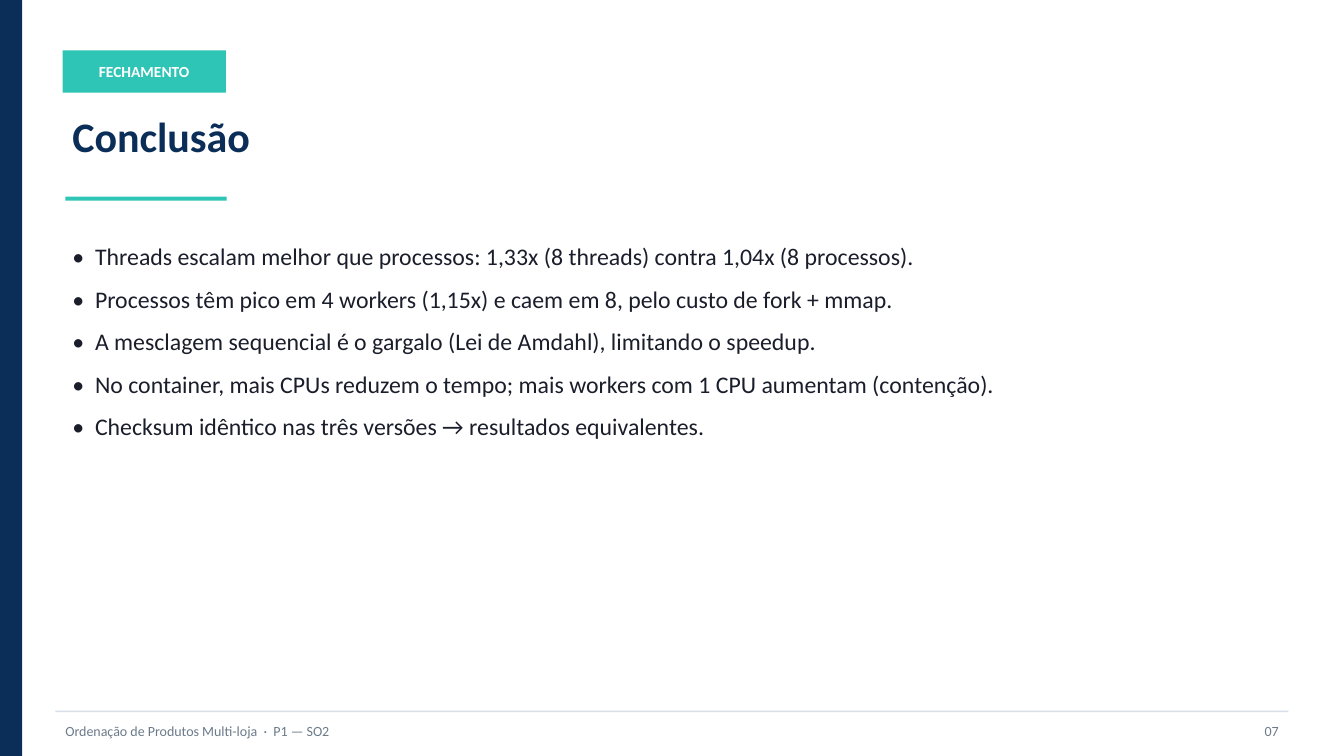
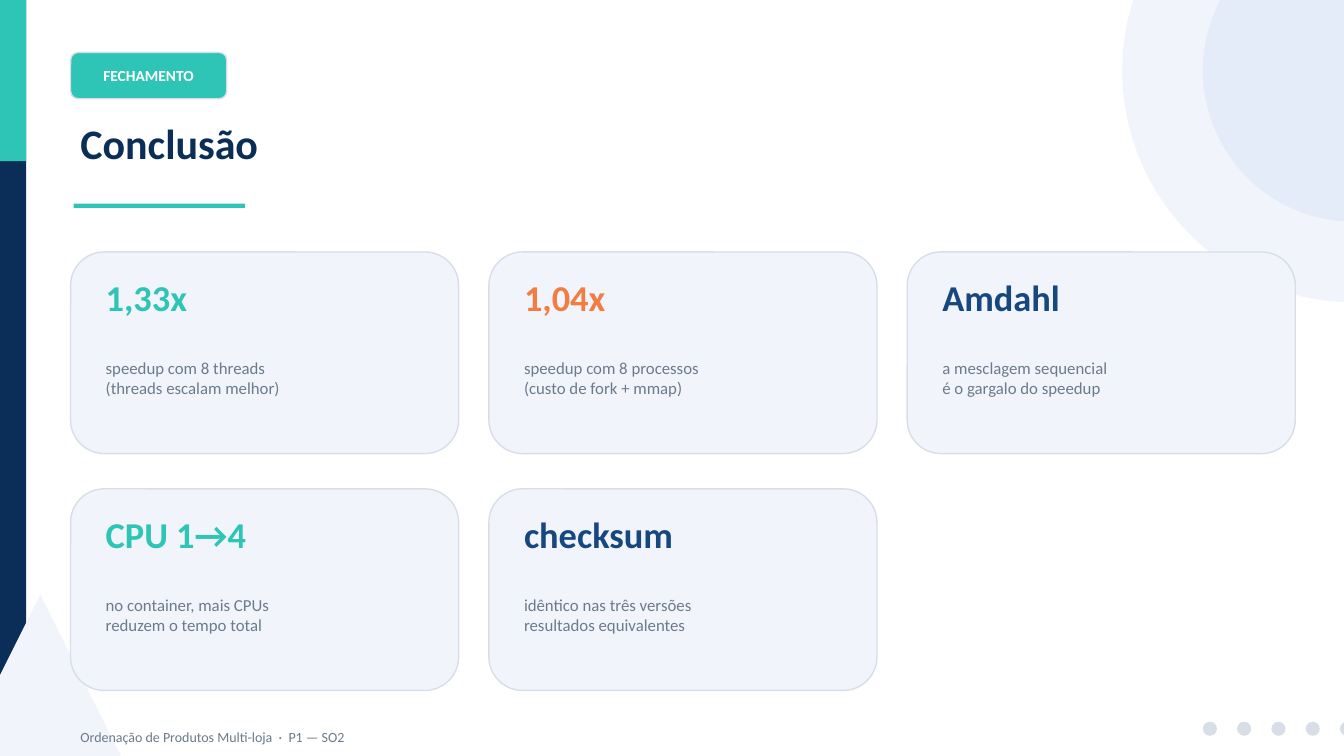
Before and after one commit to Abranches4434/Projeto_Ordena-o_De_Vetores, a slide deck: slide 7 of documentacao/apresentacao.pptx. Drawn at 1344x756 pixels with LibreOffice and Linux fonts; fonts in the diff are those of the drawing. Boxes give left, top, right and bottom in pixels: in the first picture for what was removed or moved away, otherwise in the second. Text is boxed around its words. In the diff, an @@ line names an element or a change of style, - is before the commit and + after.

```diff
--- a/documentacao/apresentacao.pptx
+++ b/documentacao/apresentacao.pptx
@@ rectangle: place and size @@
-rectangle at [0,0,22,756]
+rectangle at [0,0,26,756]
@@ rectangle added at [0,0,26,161], fill #2EC4B6 @@
@@ ellipse added at [1122,0,1344,302], fill #F1F5FB @@
@@ ellipse added at [1203,0,1344,222], fill #E3ECF8 @@
@@ rounded rectangle "FECHAMENTO": place and size @@
-rounded rectangle "FECHAMENTO" at [63,50,226,93]
+rounded rectangle "FECHAMENTO" at [71,52,227,99]
@@ rounded rectangle "FECHAMENTO" at [71,52,227,99]: rectangle to rounded rectangle; outline none to #D8DEE8 1 pt @@
@@ text "Conclusão": place and size @@
-text "Conclusão" at [72,122,250,153]
+text "Conclusão" at [80,129,258,160]
@@ rectangle: place and size @@
-rectangle at [66,197,227,201]
+rectangle at [74,204,245,208]
@@ rounded rectangle added at [71,252,459,454], fill #F1F5FB, outline #D8DEE8 1 pt @@
@@ text removed at [95,248,993,439] @@
-• Threads escalam melhor que processos: 1,33x (8 threads) contra 1,04x (8 processos).
-• Processos têm pico em 4 workers (1,15x) e caem em 8, pelo custo de fork + mmap.
-• A mesclagem sequencial é o gargalo (Lei de Amdahl), limitando o speedup.
-• No container, mais CPUs reduzem o tempo; mais workers com 1 CPU aumentam (contenção).
-• Checksum idêntico nas três versões → resultados equivalentes.
@@ rounded rectangle added at [489,252,877,454], fill #F1F5FB, outline #D8DEE8 1 pt @@
@@ rounded rectangle added at [907,252,1296,454], fill #F1F5FB, outline #D8DEE8 1 pt @@
@@ text added at [106,287,187,316], 26 pt, text #2EC4B6, bold @@
+1,33x
@@ text added at [524,287,605,316], 26 pt, text #F27D42, bold @@
+1,04x
@@ text added at [942,285,1060,312], 26 pt, text #16477E, bold @@
+Amdahl
@@ text added at [106,362,279,396], 12 pt, text #6B7B8A @@
+speedup com 8 threads
+(threads escalam melhor)
@@ text added at [524,362,699,397], 12 pt, text #6B7B8A @@
+speedup com 8 processos
+(custo de fork + mmap)
@@ text added at [942,362,1107,397], 12 pt, text #6B7B8A @@
+a mesclagem sequencial
+é o gargalo do speedup
@@ rounded rectangle added at [71,489,459,691], fill #F1F5FB, outline #D8DEE8 1 pt @@
@@ rounded rectangle added at [489,489,877,691], fill #F1F5FB, outline #D8DEE8 1 pt @@
@@ text added at [106,524,246,549], 26 pt, text #2EC4B6, bold @@
+CPU 1→4
@@ text added at [524,522,673,549], 26 pt, text #16477E, bold @@
+checksum
@@ triangle added at [0,595,121,756], fill #F1F5FB @@
@@ text added at [106,599,269,634], 12 pt, text #6B7B8A @@
+no container, mais CPUs
+reduzem o tempo total
@@ text added at [524,599,692,634], 12 pt, text #6B7B8A @@
+idêntico nas três versões
+resultados equivalentes
@@ rectangle removed at [55,711,1289,713] @@
@@ text "Ordenação de Produtos Multi-loja · ...": place and size @@
-text "Ordenação de Produtos Multi-loja · ..." at [65,726,330,739]
+text "Ordenação de Produtos Multi-loja · ..." at [80,732,345,745]
@@ ellipse added at [1203,722,1217,736], fill #D8DEE8 @@
@@ ellipse added at [1237,722,1251,736], fill #D8DEE8 @@
@@ text removed at [1265,727,1279,736] @@
-07
@@ ellipse added at [1271,722,1286,736], fill #D8DEE8 @@
@@ ellipse added at [1306,722,1320,736], fill #D8DEE8 @@
@@ ellipse added at [1340,722,1344,736], fill #D8DEE8 @@
```
Also in this commit, not shown: 6 other slides changed, 1 other file.
